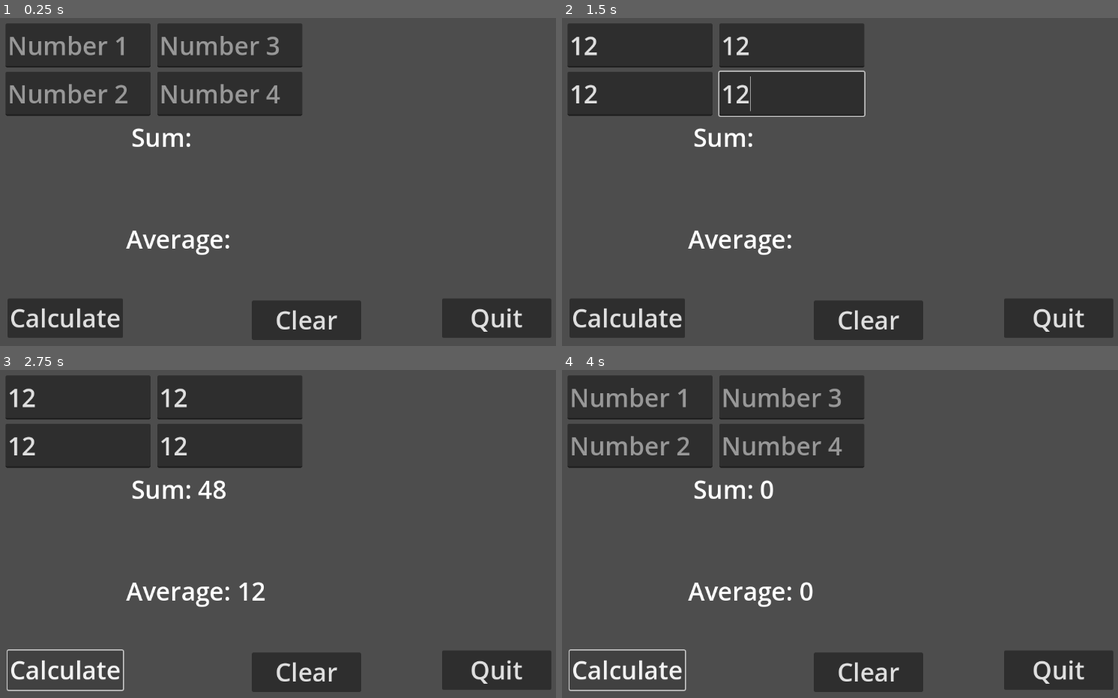
Above: before the commit, frames 1-4 (two rows, left to right).
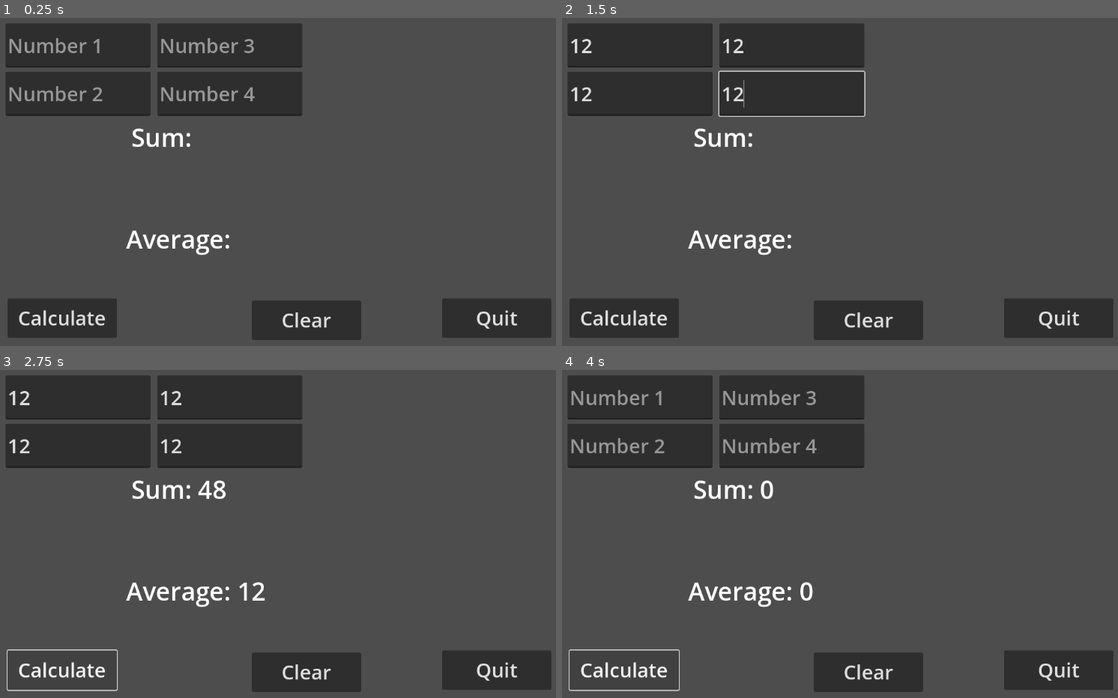
Above: after the commit, the same moments.

Repository: BrickWitmer/game-design-i
Game: Godot game, scene res://Langdocs/Prog_54b.tscn
Same seed, same stepped clock (60 frames per second), same inputs: the game is played once before the commit and once after it. The project has no main scene, so this scene is started directly.
Inputs (mouse positions are in pixels of both pictures, inside the frame that each line leads up to):
- Up to frame 1 (0.25 s): no input
- Up to frame 2 (1.5 s): click (639, 44) at 0.52 s; type "12" at 0.6 s; click (639, 93) at 0.75 s; type "12" at 0.83 s; click (789, 44) at 0.98 s; type "12" at 1.07 s; click (789, 93) at 1.27 s; type "12" at 1.35 s
- Up to frame 3 (2.75 s): click "Calculate" at 2 s
- Up to frame 4 (4 s): click "Clear" at 2.75 s; click "Calculate" at 3.5 s

The runs differ from the first frame. In frame 1, 3.4% of the frame differs, in the area x 1-94%, y 5-98%; in frame 2, 1.9%; in frame 3, 1.8%; in frame 4, 3.4%.

Commit message:
update 9/13

Diff:
--- a/Big_Font.tres
+++ b/Big_Font.tres
@@ -1,4 +1,4 @@
 [gd_resource type="Theme" format=3 uid="uid://2sh8kniwmbuq"]
 
 [resource]
-default_font_size = 48
+default_font_size = 38
--- /dev/null
+++ b/lp/lp_1.tscn
@@ -0,0 +1,77 @@
+[gd_scene load_steps=4 format=3 uid="uid://wuu2sgf358qg"]
+
+[ext_resource type="Script" path="res://lp_1.gd" id="1_p2cmi"]
+[ext_resource type="Theme" uid="uid://2sh8kniwmbuq" path="res://Big_Font.tres" id="2_3lxu6"]
+
+[sub_resource type="LabelSettings" id="LabelSettings_4isw8"]
+font_size = 48
+
+[node name="LP-1" type="Control"]
+layout_mode = 3
+anchors_preset = 15
+anchor_right = 1.0
+anchor_bottom = 1.0
+grow_horizontal = 2
+grow_vertical = 2
+script = ExtResource("1_p2cmi")
+
+[node name="lblOut" type="Label" parent="."]
+layout_mode = 0
+offset_left = 305.0
+offset_top = 274.0
+offset_right = 757.0
+offset_bottom = 507.0
+text = "Cost:"
+label_settings = SubResource("LabelSettings_4isw8")
+
+[node name="Label" type="Label" parent="."]
+layout_mode = 0
+offset_left = 143.0
+offset_top = 17.0
+offset_right = 595.0
+offset_bottom = 84.0
+text = "Enter # of copies:"
+label_settings = SubResource("LabelSettings_4isw8")
+
+[node name="linCopies" type="LineEdit" parent="."]
+layout_mode = 0
+offset_left = 543.0
+offset_top = 19.0
+offset_right = 1010.0
+offset_bottom = 94.0
+theme = ExtResource("2_3lxu6")
+placeholder_text = " "
+
+[node name="btnCalc" type="Button" parent="."]
+layout_mode = 0
+offset_left = 13.0
+offset_top = 469.0
+offset_right = 222.0
+offset_bottom = 589.0
+scale = Vector2(1.385, 1.385)
+theme = ExtResource("2_3lxu6")
+text = "Calculate"
+
+[node name="btnClear" type="Button" parent="."]
+layout_mode = 0
+offset_left = 426.0
+offset_top = 466.0
+offset_right = 635.0
+offset_bottom = 586.0
+scale = Vector2(1.385, 1.385)
+theme = ExtResource("2_3lxu6")
+text = "Clear"
+
+[node name="btnExit" type="Button" parent="."]
+layout_mode = 0
+offset_left = 850.0
+offset_top = 469.0
+offset_right = 1059.0
+offset_bottom = 589.0
+scale = Vector2(1.385, 1.385)
+theme = ExtResource("2_3lxu6")
+text = "Exit"
+
+[connection signal="pressed" from="btnCalc" to="." method="_on_btn_calc_pressed"]
+[connection signal="pressed" from="btnClear" to="." method="_on_btn_clear_pressed"]
+[connection signal="pressed" from="btnExit" to="." method="_on_btn_exit_pressed"]
--- /dev/null
+++ b/lp/lp_3.tscn
@@ -0,0 +1,64 @@
+[gd_scene load_steps=4 format=3 uid="uid://cj8o6xrhibnf4"]
+
+[ext_resource type="Script" path="res://lp_3.gd" id="1_ba2qa"]
+[ext_resource type="Theme" uid="uid://2sh8kniwmbuq" path="res://Big_Font.tres" id="2_8acup"]
+
+[sub_resource type="LabelSettings" id="LabelSettings_cmcur"]
+font_size = 48
+
+[node name="lp_3" type="Control"]
+layout_mode = 3
+anchors_preset = 15
+anchor_right = 1.0
+anchor_bottom = 1.0
+grow_horizontal = 2
+grow_vertical = 2
+script = ExtResource("1_ba2qa")
+
+[node name="linEggs" type="LineEdit" parent="."]
+layout_mode = 0
+offset_left = 288.0
+offset_top = 20.0
+offset_right = 785.0
+offset_bottom = 157.0
+theme = ExtResource("2_8acup")
+placeholder_text = "Eggs"
+
+[node name="btnCalc" type="Button" parent="."]
+layout_mode = 0
+offset_left = 12.0
+offset_top = 462.0
+offset_right = 296.0
+offset_bottom = 636.0
+theme = ExtResource("2_8acup")
+text = "calculate"
+
+[node name="btnClear" type="Button" parent="."]
+layout_mode = 0
+offset_left = 416.0
+offset_top = 462.0
+offset_right = 700.0
+offset_bottom = 636.0
+theme = ExtResource("2_8acup")
+text = "Clear"
+
+[node name="btnExit" type="Button" parent="."]
+layout_mode = 0
+offset_left = 840.0
+offset_top = 462.0
+offset_right = 1124.0
+offset_bottom = 636.0
+theme = ExtResource("2_8acup")
+text = "Exit"
+
+[node name="lblOut" type="Label" parent="."]
+layout_mode = 0
+offset_left = 142.0
+offset_top = 196.0
+offset_right = 908.0
+offset_bottom = 381.0
+label_settings = SubResource("LabelSettings_cmcur")
+
+[connection signal="pressed" from="btnCalc" to="." method="_on_btn_calc_pressed"]
+[connection signal="pressed" from="btnClear" to="." method="_on_btn_clear_pressed"]
+[connection signal="pressed" from="btnExit" to="." method="_on_btn_exit_pressed"]
--- /dev/null
+++ b/lp_1.gd
@@ -0,0 +1,33 @@
+extends Control
+
+func _on_btn_calc_pressed() -> void:
+	var Copies = int($linCopies.text)
+	var Price  = 0.0 # price per copy
+	var tcost  = 0.0 # Total cost
+	if Copies > 0 and Copies <= 99:
+		Price = 0.30
+	elif Copies > 99 and Copies <= 499:
+		Price = 0.28
+	elif Copies > 499 and Copies  <= 749:
+		Price = 0.27
+	elif Copies > 749 and Copies <= 1000:
+		Price = 0.26
+	elif Copies > 1000:
+		Price = 0.25
+	else:
+		$lblOut.text = "Invalid # of copies"
+		return
+	tcost = Price * Copies
+	$lblOut.text = "Price per copy: $" + str(Price) + \
+					"\nTotal Cost: $%.2f" % tcost
+
+
+
+func _on_btn_clear_pressed() -> void:
+	$linCopies.text = ""
+	$lblOut.text = "Price per copy: $" + \
+					"\nTotal Cost: $"
+
+
+func _on_btn_exit_pressed() -> void:
+	get_tree().quit()
--- /dev/null
+++ b/lp_3.gd
@@ -0,0 +1,14 @@
+extends Control
+
+
+func _on_btn_calc_pressed() -> void:
+	var eggs = int($linEggs.text)
+	var dozens = floor(eggs/12)
+	var remaining = eggs % 12
+
+
+func _on_btn_clear_pressed() -> void:
+	pass # Replace with function body.
+
+func _on_btn_exit_pressed() -> void:
+	pass # Replace with function body.
Not shown, added: lp/lp_42CF.tmp
Not shown, added: lp/lp_8CC7.tmp
Not shown, added: lp/lp_9D32.tmp
